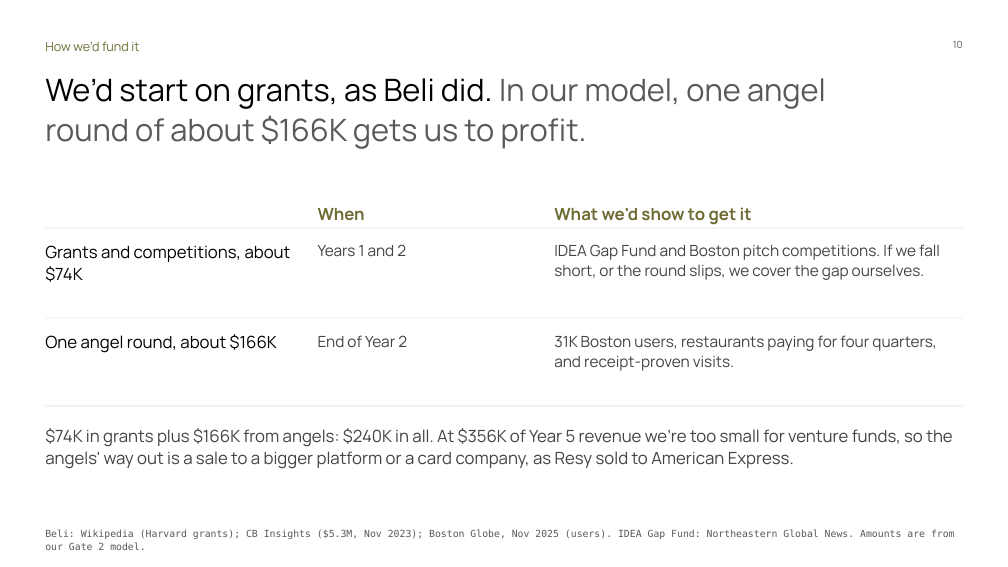
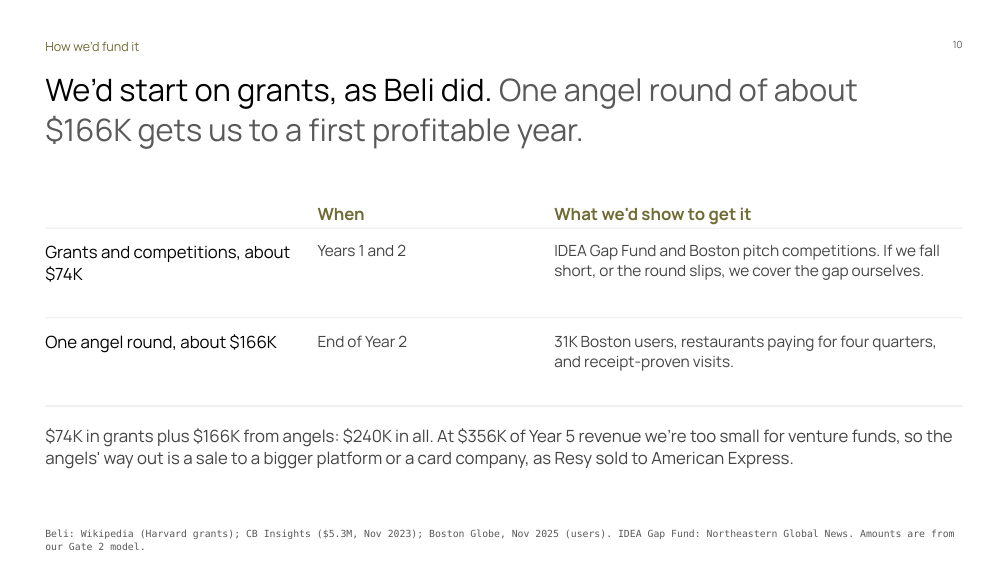
Before and after one commit to Dinguusto/Alex-s-workout-app, a slide deck: slide 10 of ENTR_4501_Gate_2_deck_readable.pptx. Drawn at 1008x567 pixels with LibreOffice and Linux fonts; fonts in the diff are those of the drawing. Boxes give left, top, right and bottom in pixels: in the first picture for what was removed or moved away, otherwise in the second. Text is boxed around its words. In the diff, an @@ line names an element or a change of style, - is before the commit and + after.

```diff
--- a/ENTR_4501_Gate_2_deck_readable.pptx
+++ b/ENTR_4501_Gate_2_deck_readable.pptx
@@ text at [45, 78, 858, 149]: text changed @@
-We’d start on grants, as Beli did. In our model, one angel round of about $166K gets us to profit.
+We’d start on grants, as Beli did. One angel round of about $166K gets us to a first profitable year.
```
Also in this commit, not shown: 8 other slides changed.
